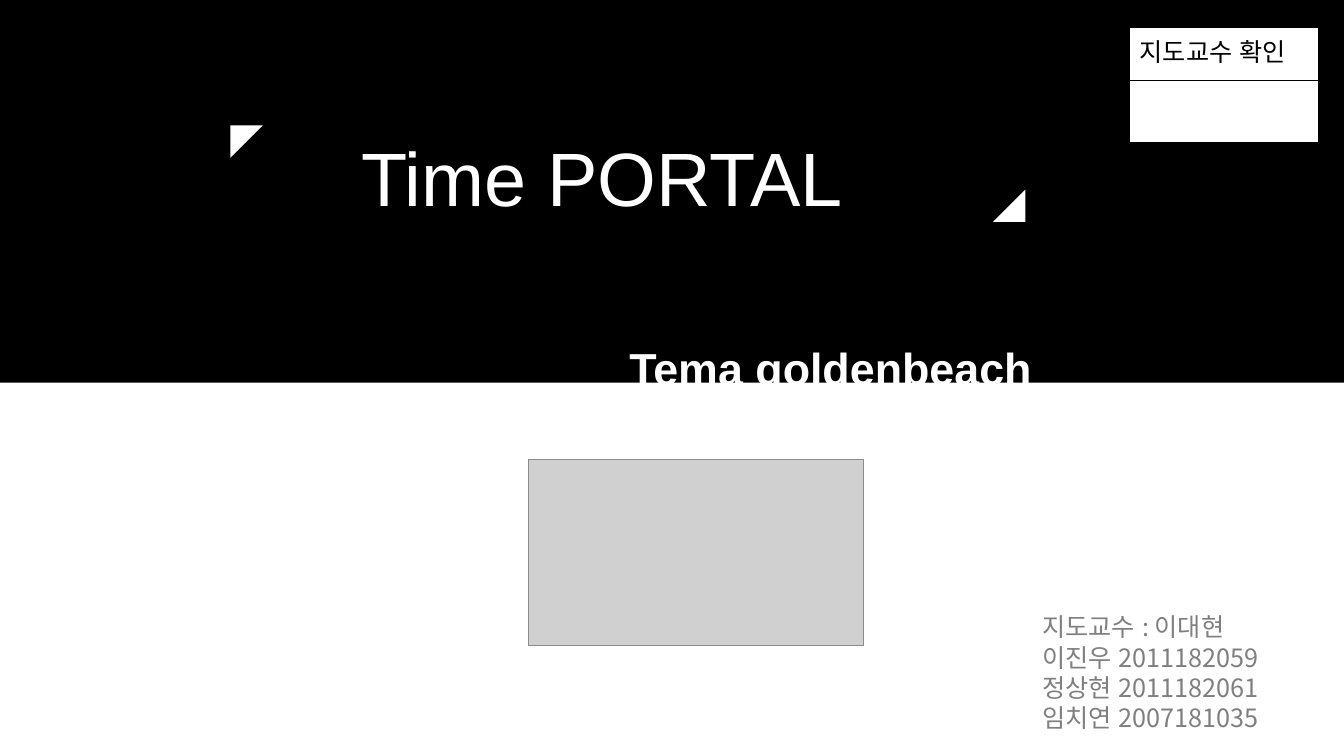
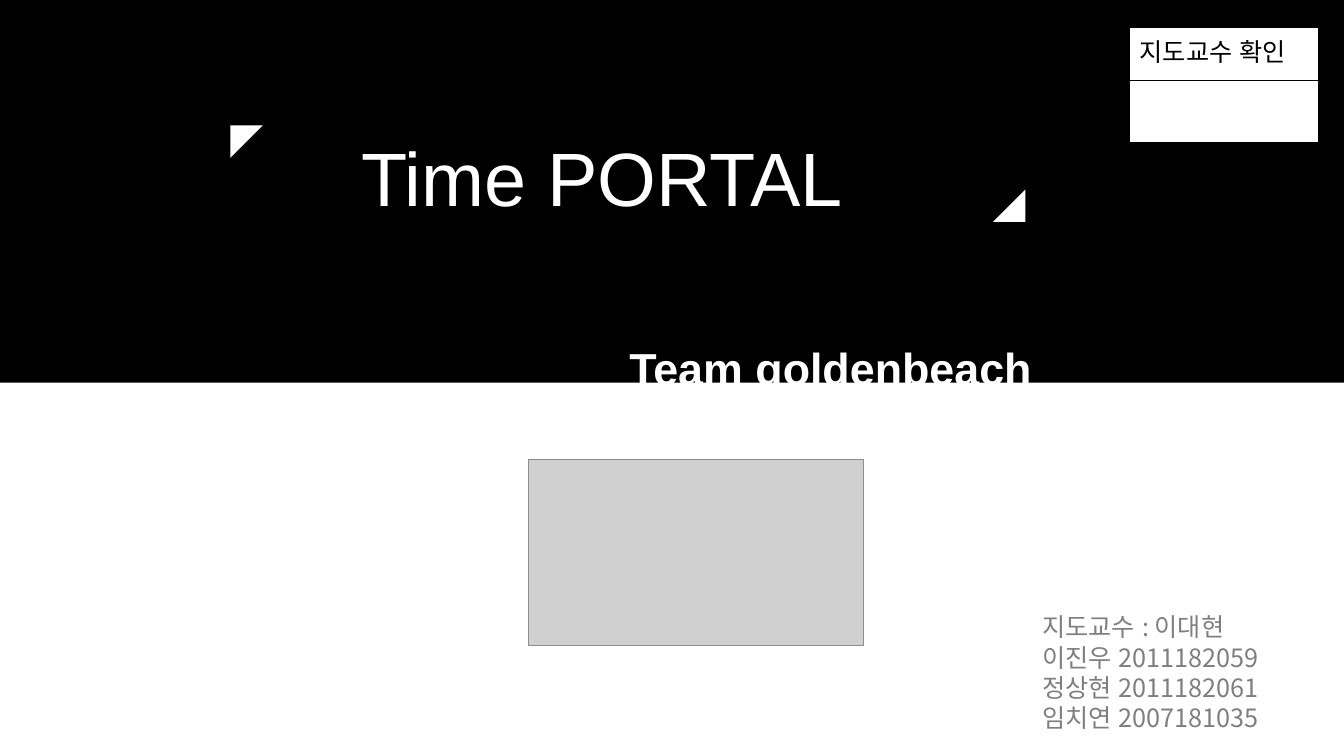
Before and after one commit to forestwind/timeportal, a slide deck: slide 1 of 기획서/타임포탈 제안서 이진우_정상현_임치연(2차발표).ppt. Drawn at 1344x756 pixels with LibreOffice and Linux fonts; fonts in the diff are those of the drawing; grey boxes stand for pictures. Boxes give left, top, right and bottom in pixels: in the first picture for what was removed or moved away, otherwise in the second. Text is boxed around its words. In the diff, an @@ line names an element or a change of style, - is before the commit and + after.

```diff
--- a/기획서/타임포탈 제안서 이진우_정상현_임치연(2차발표).ppt
+++ b/기획서/타임포탈 제안서 이진우_정상현_임치연(2차발표).ppt
@@ text at (x1=629, y1=350, x2=1031, y2=394): text changed @@
-Tema goldenbeach
+Team goldenbeach
```
Also in this commit, not shown: 7 other slides changed, 1 slide removed.
